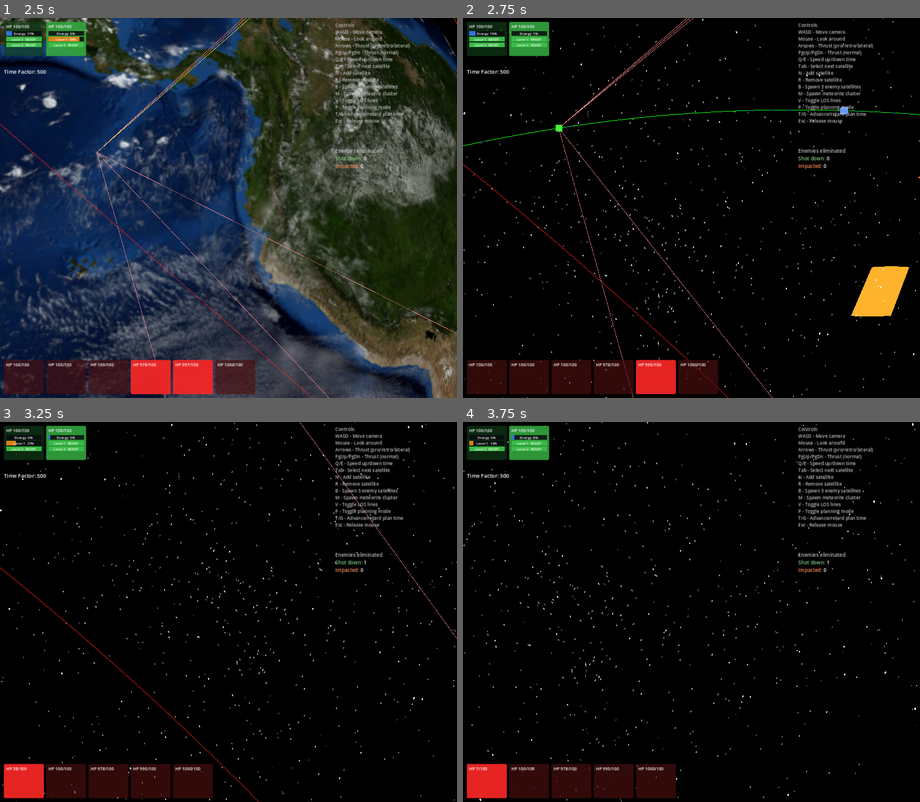
Above: before the commit, frames 1-4 (two rows, left to right).
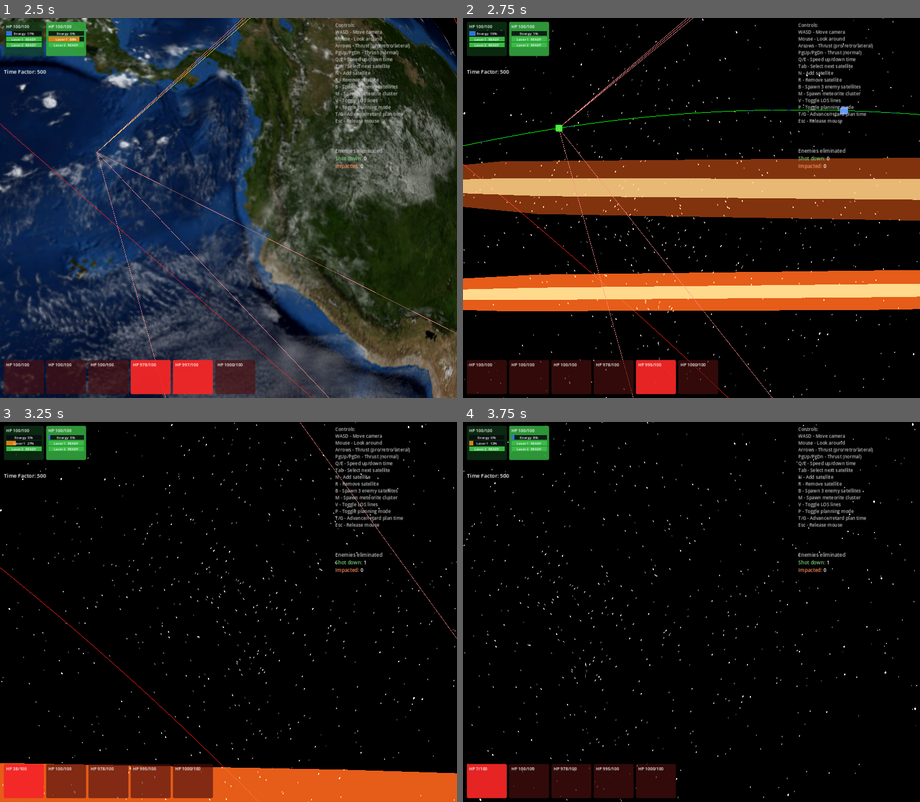
Above: after the commit, the same moments.

Repository: mellenburg/game
Game: Godot game, scene res://scenes/main.tscn
Two runs of this game, one before a commit and one after it. Both use one fixed random seed, a clock stepped at 60 frames per second and the inputs below.
Inputs (mouse positions are in pixels of both pictures, inside the frame that each line leads up to):
- Up to frame 1 (2.5 s): tap Enter at 0.5 s; move the mouse to (251, 208) at 0.52 s; hold W (move_forward) from 0.53 s (still down); tap B (add_enemies) at 0.6 s; move the mouse to (205, 208) at 1.27 s; tap M (add_meteorites) at 1.35 s; move the mouse to (237, 200) at 2.02 s; tap N (add_satellite) at 2.1 s
- Up to frame 2 (2.75 s): keep holding W (move_forward)
- Up to frame 3 (3.25 s): keep holding W (move_forward); move the mouse to (223, 619) at 2.77 s; tap T (planning_advance) at 2.85 s
- Up to frame 4 (3.75 s): keep holding W (move_forward); move the mouse to (723, 615) at 3.52 s; hold G (planning_retard) from 3.53 s (still down)

Frame 1 is identical in both runs. In frame 2, 25% of the frame differs, in the area x 0-100%, y 36-79%; in frame 3, 8.3%; in frame 4, nothing differs.

Commit message:
Beams: thicken to 5 px and add additive halo
Previous 0.04-unit (40 km) cylinder was sub-pixel at typical camera
range (~38 units), so beams were effectively invisible. Bump core
radius to 0.15 (~5 px on a 1200-wide viewport) and switch the core to
standard alpha-blend so it's unconditionally visible on GL
Compatibility (additive-only beams need a glow post-process to read
as bright, which the project doesn't enable). Layer a wider, dimmer
additive halo behind the core for the energy-glow look. Each beam now
spawns one core + one halo MeshInstance3D backed by a single shared
unit cylinder, scaled per-instance via the transform basis.

Diff:
--- a/godot/scripts/beam_renderer.gd
+++ b/godot/scripts/beam_renderer.gd
@@ -30,11 +30,18 @@
 const HOLD_SECONDS: float = 0.04
 const FADE_SECONDS: float = 0.10
 
-# Scene units (1 unit = 1000 km). 0.04 → ~40 km radius — visible at
-# typical camera distances without dominating the frame.
-const BEAM_RADIUS: float = 0.04
-const BEAM_COLOR := Color(1.0, 0.35, 0.10)
-const BEAM_EMISSION_ENERGY: float = 4.0
+# Scene units (1 unit = 1000 km). The camera orbits at ~38 units; at
+# 45° fov on a 1200-wide viewport, a 1 px line spans ~0.026 units in
+# world space, so the cylinder needs a radius on that order to read
+# as more than a hairline. 0.15 → ~5 px thickness at typical camera
+# distance, comparable to the prior 2.5 px screen-space line.
+const BEAM_CORE_RADIUS: float = 0.15
+# Outer halo: a wider, dimmer cylinder layered behind the core so the
+# beam reads as glowing rather than solid plastic. 3x core radius is
+# wide enough to bloom past the core silhouette without dominating.
+const BEAM_HALO_RADIUS: float = 0.45
+const BEAM_CORE_COLOR := Color(1.0, 0.85, 0.55)
+const BEAM_HALO_COLOR := Color(1.0, 0.40, 0.12, 0.45)
 
 var _shared_mesh: CylinderMesh
 # key "<attacker_iid>:<weapon_index>" → _Beam.
@@ -47,17 +54,21 @@
 	var attacker_pos: Vector3 = Vector3.ZERO
 	var target_pos: Vector3 = Vector3.ZERO
 	var last_fired_at: float = 0.0
-	var instance: MeshInstance3D = null
-	var material: StandardMaterial3D = null
+	var core_inst: MeshInstance3D = null
+	var halo_inst: MeshInstance3D = null
+	var core_mat: StandardMaterial3D = null
+	var halo_mat: StandardMaterial3D = null
 
 
 func _ready() -> void:
 	_shared_mesh = CylinderMesh.new()
-	# Unit height; transform Y-scale stretches it to the beam length.
+	# Unit cylinder: height 1, radius 1. The per-beam transform scales
+	# Y by length and X/Z by core or halo radius — this lets one mesh
+	# back every beam at any thickness.
 	_shared_mesh.height = 1.0
-	_shared_mesh.top_radius = BEAM_RADIUS
-	_shared_mesh.bottom_radius = BEAM_RADIUS
-	# Beam is thin, emissive, additive — no one is counting facets.
+	_shared_mesh.top_radius = 1.0
+	_shared_mesh.bottom_radius = 1.0
+	# Beam is thin and visually soft — eight sides is plenty.
 	_shared_mesh.radial_segments = 8
 	_shared_mesh.rings = 1
 
@@ -84,26 +95,39 @@
 
 func _spawn_beam() -> _Beam:
 	var beam := _Beam.new()
+	# Core: bright near-white inner cylinder, standard alpha-blend so it
+	# always reads as a clearly visible line on GL Compatibility (where
+	# additive-only beams without a glow post-process can wash out).
+	beam.core_mat = _make_material(BEAM_CORE_COLOR, BaseMaterial3D.BLEND_MODE_MIX)
+	beam.core_inst = _make_instance(beam.core_mat)
+	# Halo: wider, additive, semi-transparent — gives the beam its
+	# energy-glow read against dark space without depending on glow.
+	beam.halo_mat = _make_material(BEAM_HALO_COLOR, BaseMaterial3D.BLEND_MODE_ADD)
+	beam.halo_inst = _make_instance(beam.halo_mat)
+	return beam
+
+
+func _make_material(color: Color, blend_mode: int) -> StandardMaterial3D:
 	var mat := StandardMaterial3D.new()
 	mat.shading_mode = BaseMaterial3D.SHADING_MODE_UNSHADED
-	mat.albedo_color = BEAM_COLOR
+	mat.albedo_color = color
 	mat.transparency = BaseMaterial3D.TRANSPARENCY_ALPHA
-	mat.blend_mode = BaseMaterial3D.BLEND_MODE_ADD
+	mat.blend_mode = blend_mode
 	mat.cull_mode = BaseMaterial3D.CULL_DISABLED
-	mat.emission_enabled = true
-	mat.emission = BEAM_COLOR
-	mat.emission_energy_multiplier = BEAM_EMISSION_ENERGY
-	# Additive overlapping beams would otherwise occlude each other.
+	# Don't write depth — overlapping beams (or core+halo on one beam)
+	# would otherwise occlude one another in a brittle order-dependent
+	# way. Depth-test still applies, so Earth still occludes.
 	mat.depth_draw_mode = BaseMaterial3D.DEPTH_DRAW_DISABLED
-	beam.material = mat
-
+	return mat
+
+
+func _make_instance(mat: StandardMaterial3D) -> MeshInstance3D:
 	var inst := MeshInstance3D.new()
 	inst.mesh = _shared_mesh
 	inst.material_override = mat
 	inst.cast_shadow = GeometryInstance3D.SHADOW_CASTING_SETTING_OFF
 	add_child(inst)
-	beam.instance = inst
-	return beam
+	return inst
 
 
 func _process(_delta: float) -> void:
@@ -147,31 +171,48 @@
 	var dir := b - a
 	var length := dir.length()
 	if length < 1.0e-4:
-		beam.instance.visible = false
-		return
-	beam.instance.visible = true
+		beam.core_inst.visible = false
+		beam.halo_inst.visible = false
+		return
+	beam.core_inst.visible = true
+	beam.halo_inst.visible = true
 	# CylinderMesh is local-Y aligned; build a basis whose Y column is
-	# the beam direction, then stretch only Y to the beam length.
+	# the beam direction, then stretch Y to the beam length and X/Z to
+	# the desired radius. Basis.scaled() multiplies each column by the
+	# corresponding scale component.
 	var y_axis := dir / length
 	var ref_axis: Vector3 = (
 		Vector3.UP if absf(y_axis.dot(Vector3.UP)) < 0.99 else Vector3.RIGHT
 	)
 	var x_axis := ref_axis.cross(y_axis).normalized()
 	var z_axis := x_axis.cross(y_axis).normalized()
-	var basis := Basis(x_axis, y_axis, z_axis).scaled(Vector3(1.0, length, 1.0))
-	beam.instance.transform = Transform3D(basis, (a + b) * 0.5)
-	var c := BEAM_COLOR
-	c.a = alpha
-	beam.material.albedo_color = c
-	beam.material.emission_energy_multiplier = BEAM_EMISSION_ENERGY * alpha
+	var origin := (a + b) * 0.5
+	var core_basis := Basis(x_axis, y_axis, z_axis).scaled(
+		Vector3(BEAM_CORE_RADIUS, length, BEAM_CORE_RADIUS)
+	)
+	beam.core_inst.transform = Transform3D(core_basis, origin)
+	var halo_basis := Basis(x_axis, y_axis, z_axis).scaled(
+		Vector3(BEAM_HALO_RADIUS, length, BEAM_HALO_RADIUS)
+	)
+	beam.halo_inst.transform = Transform3D(halo_basis, origin)
+	# Fade by mutating each cached material's alpha in place. Halo
+	# alpha is the constant base * fade so it never overpowers the core.
+	var core_color := BEAM_CORE_COLOR
+	core_color.a = alpha
+	beam.core_mat.albedo_color = core_color
+	var halo_color := BEAM_HALO_COLOR
+	halo_color.a = BEAM_HALO_COLOR.a * alpha
+	beam.halo_mat.albedo_color = halo_color
 
 
 func _despawn(key: String) -> void:
 	var beam: _Beam = _beams.get(key)
 	if beam == null:
 		return
-	if beam.instance != null:
-		beam.instance.queue_free()
+	if beam.core_inst != null:
+		beam.core_inst.queue_free()
+	if beam.halo_inst != null:
+		beam.halo_inst.queue_free()
 	_beams.erase(key)
 
 
